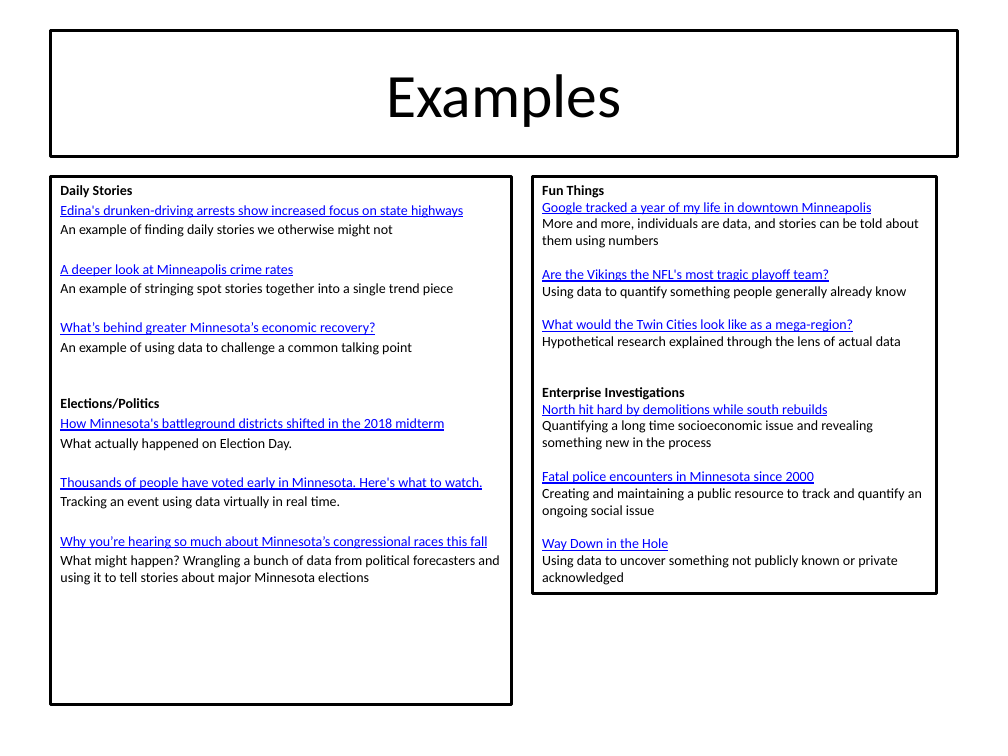
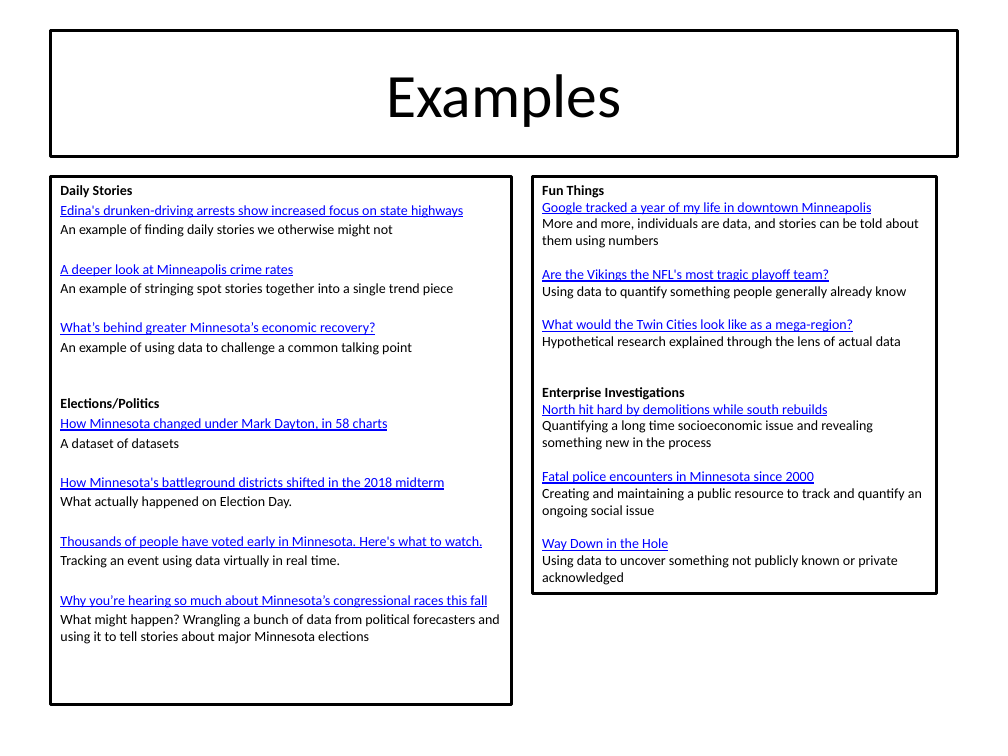
Before and after one commit to jeffhargarten/20181127-umn_class, a slide deck: slide 8 of data_presentation.pptx. Drawn at 1008x756 pixels with LibreOffice and Linux fonts; fonts in the diff are those of the drawing. Boxes give left, top, right and bottom in pixels: in the first picture for what was removed or moved away, otherwise in the second. Text is boxed around its words. In the diff, an @@ line names an element or a change of style, - is before the commit and + after.

```diff
--- a/data_presentation.pptx
+++ b/data_presentation.pptx
@@ text at (x1=60, y1=418, x2=388, y2=448): paragraphs added @@
+How Minnesota changed under Mark Dayton, in 58 charts
+A dataset of datasets
```
Also in this commit, not shown: 5 other slides changed, 2 slides removed.
